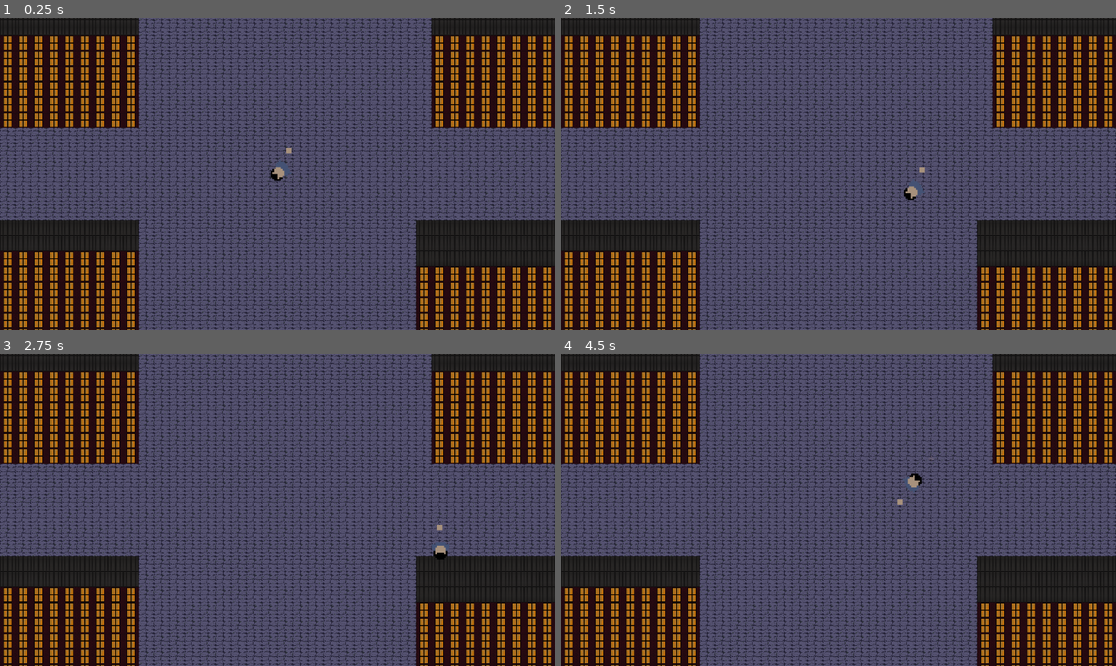
Above: before the commit, frames 1-4 (two rows, left to right).
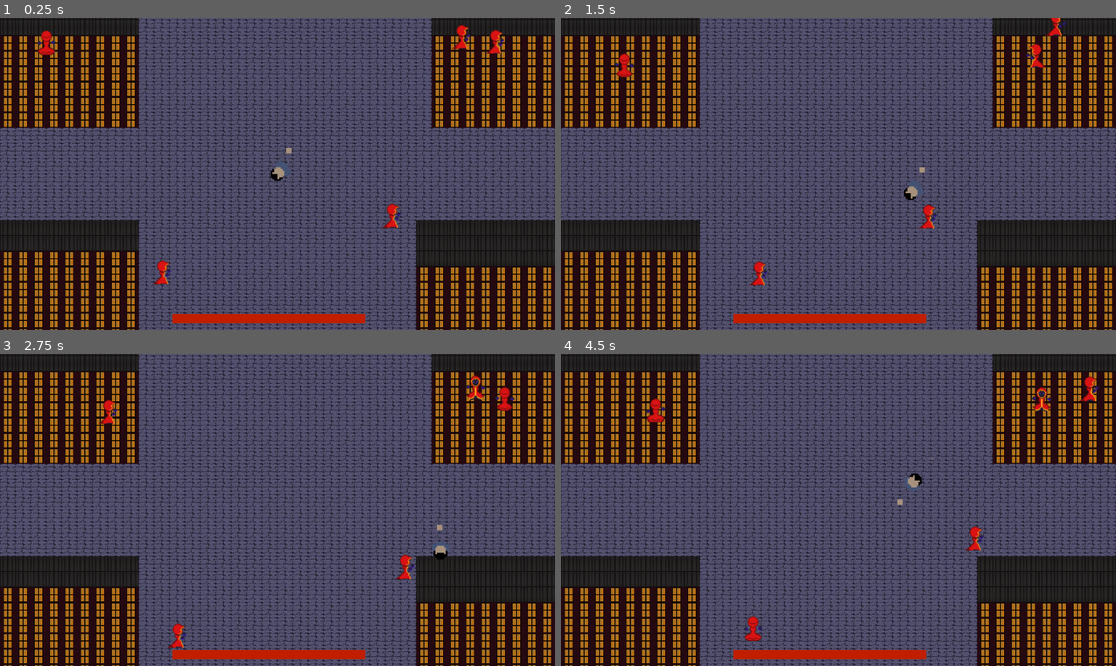
Above: after the commit, the same moments.

Repository: Levysss/espada
Game: Godot game, scene res://scenes/main.tscn
Same seed, same stepped clock (60 frames per second), same inputs: the game is played once before the commit and once after it.
Inputs:
- Up to frame 1 (0.25 s): no input
- Up to frame 2 (1.5 s): hold Right (ui_right) 0.53-1.28 s; hold Down (ui_down) from 1.28 s (still down)
- Up to frame 3 (2.75 s): release Down (ui_down) at 2.03 s; hold Right (ui_right) from 2.03 s (still down)
- Up to frame 4 (4.5 s): release Right (ui_right) at 2.78 s; hold Up (ui_up) 2.78-3.53 s; hold Left (ui_left) from 3.53 s (still down)

The runs differ from the first frame. In frame 1, 1.7% of the frame differs, in the area x 6-91%, y 2-98%; in frame 2, 1.7%; in frame 3, 1.7%; in frame 4, 1.8%, in the area x 15-97%, y 7-98%.

Commit message:
aaaaaaaaaaaaa

Diff:
--- a/Scripts/player.gd
+++ b/Scripts/player.gd
@@ -1,13 +1,21 @@
 extends CharacterBody2D
 var SPEED = 200
 var kills = 0
+var heatl = 100
 
 @onready var walkAnimation = $AnimatedSprite2D
+var healtBar
+
+func _ready() -> void:
+	healtBar = $"../CanvasLayer/HealthBar"
+	healtBar.value = 100
 func _physics_process(delta: float) -> void:
 	moviment()
 	move_and_slide()
+	life()
 
-
+func life():
+	healtBar.value = heatl
 func moviment():
 	var input_direction = Vector2(
 		Input.get_axis("ui_left", "ui_right"),
--- a/scenes/Spawner.gd
+++ b/scenes/Spawner.gd
@@ -19,8 +19,8 @@
 			spawn_entity(RangeSpanw())
 			howManySpawn+=1
 
-	elif player.kills >5 and howManySpawn<10:
-		for i in range(5):
+	elif player.kills >=5 and howManySpawn<10:
+		for i in range(10):
 			spawn_entity(RangeSpanw())
 			howManySpawn+=1
 
--- a/scenes/main.tscn
+++ b/scenes/main.tscn
@@ -33,6 +33,12 @@
 tile_size = Vector2i(32, 32)
 sources/0 = SubResource("TileSetAtlasSource_tefeu")
 
+[sub_resource type="StyleBoxFlat" id="StyleBoxFlat_tbgi4"]
+bg_color = Color(0, 0, 0, 0.407843)
+
+[sub_resource type="StyleBoxFlat" id="StyleBoxFlat_tefeu"]
+bg_color = Color(0.756863, 0.117647, 0, 1)
+
 [node name="Main" type="Node2D"]
 
 [node name="Player" parent="." instance=ExtResource("1_o5qli")]
@@ -47,4 +53,16 @@
 [node name="TileMap" type="TileMap" parent="."]
 tile_set = SubResource("TileSet_o6xl0")
 format = 2
+layer_0/z_index = -3
 layer_0/tile_data = PackedInt32Array(-655379, 131072, 3, -589843, 65536, 3, -524307, 65536, 3, -458771, 65536, 3, -3932 …(14625 unchanged characters)…
+
+[node name="CanvasLayer" type="CanvasLayer" parent="."]
+
+[node name="HealthBar" type="ProgressBar" parent="CanvasLayer"]
+offset_left = 358.0
+offset_top = 615.0
+offset_right = 758.0
+offset_bottom = 634.0
+theme_override_styles/background = SubResource("StyleBoxFlat_tbgi4")
+theme_override_styles/fill = SubResource("StyleBoxFlat_tefeu")
+show_percentage = false
Not shown: 1 places in scenes/main.tscn that only renumber resources
